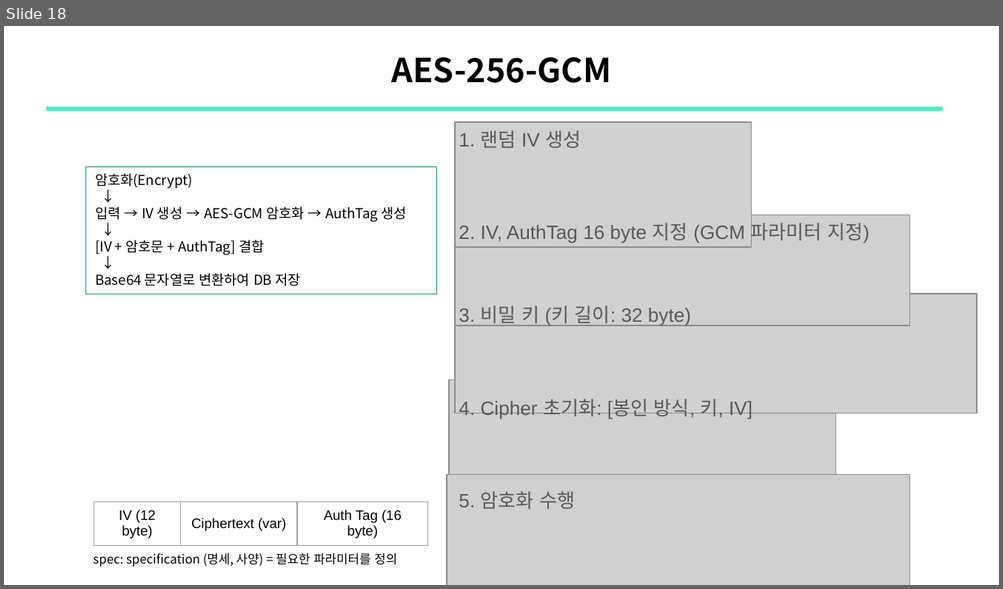
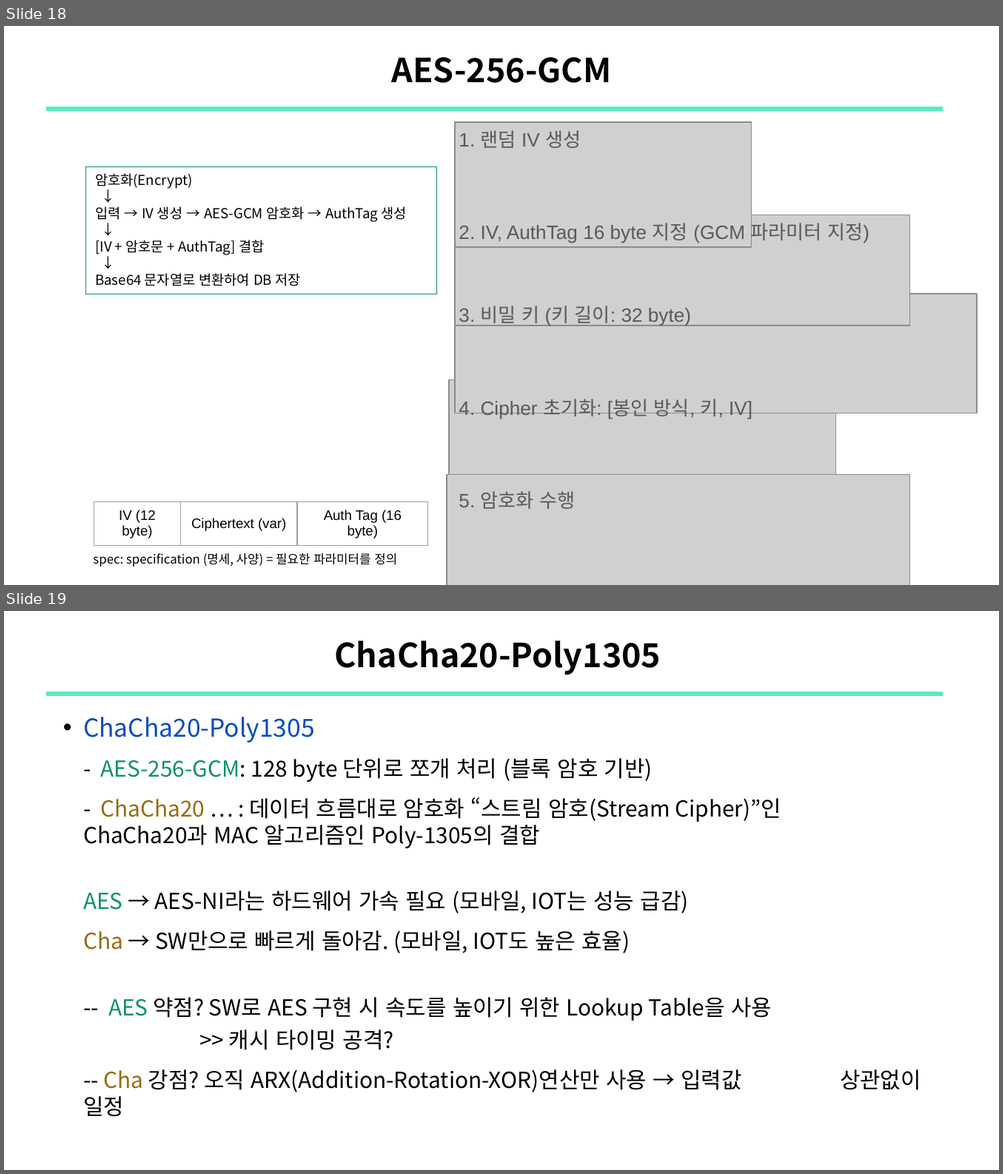
Before and after one commit to sewonpark-sec/SSL-Seminar, a slide deck: 13_Hash.pptx. Shown one above the other, each under a label of ours: slide 18 before the commit, slides 18 and 19 after it. The pictures are 1003x589 and 1003x1174 pixels, drawn with LibreOffice and Linux fonts; fonts in the diff are those of the drawing; grey boxes stand for pictures. Boxes give left, top, right and bottom in pixels: in the first picture for what was removed or moved away, otherwise in the second. Text is boxed around its words. In the diff, an @@ line names an element or a change of style, - is before the commit and + after.

```diff
--- a/13_Hash.pptx
+++ b/13_Hash.pptx
@@ slide 19 added at (4,611,999,1170), background #FFFFFF @@
@@ title added at (334,641,660,675), 24 pt, text #000000, bold @@
+ChaCha20-Poly1305
@@ line added from (45, 694) to (943, 694), #51EEBC 3 pt @@
@@ text added at (83,717,921,1093), 16 pt, text #000000 @@
+• ChaCha20-Poly1305
+  - AES-256-GCM: 128 byte 단위로 쪼개 처리 (블록 암호 기반)
+  - ChaCha20 … : 데이터 흐름대로 암호화 “스트림 암호(Stream Cipher)”인 ChaCha20과 MAC 알고리즘인 Poly-1305의 결합
+  AES → AES-NI라는 하드웨어 가속 필요 (모바일, IOT는 성능 급감)
+  Cha → SW만으로 빠르게 돌아감. (모바일, IOT도 높은 효율)
+  -- AES 약점? SW로 AES 구현 시 속도를 높이기 위한 Lookup Table을 사용
+  >> 캐시 타이밍 공격?
+  -- Cha 강점? 오직 ARX(Addition-Rotation-XOR)연산만 사용 → 입력값 상관없이 일정
```
Also in this commit, not shown: 6 slides changed, 1 other slide added.
